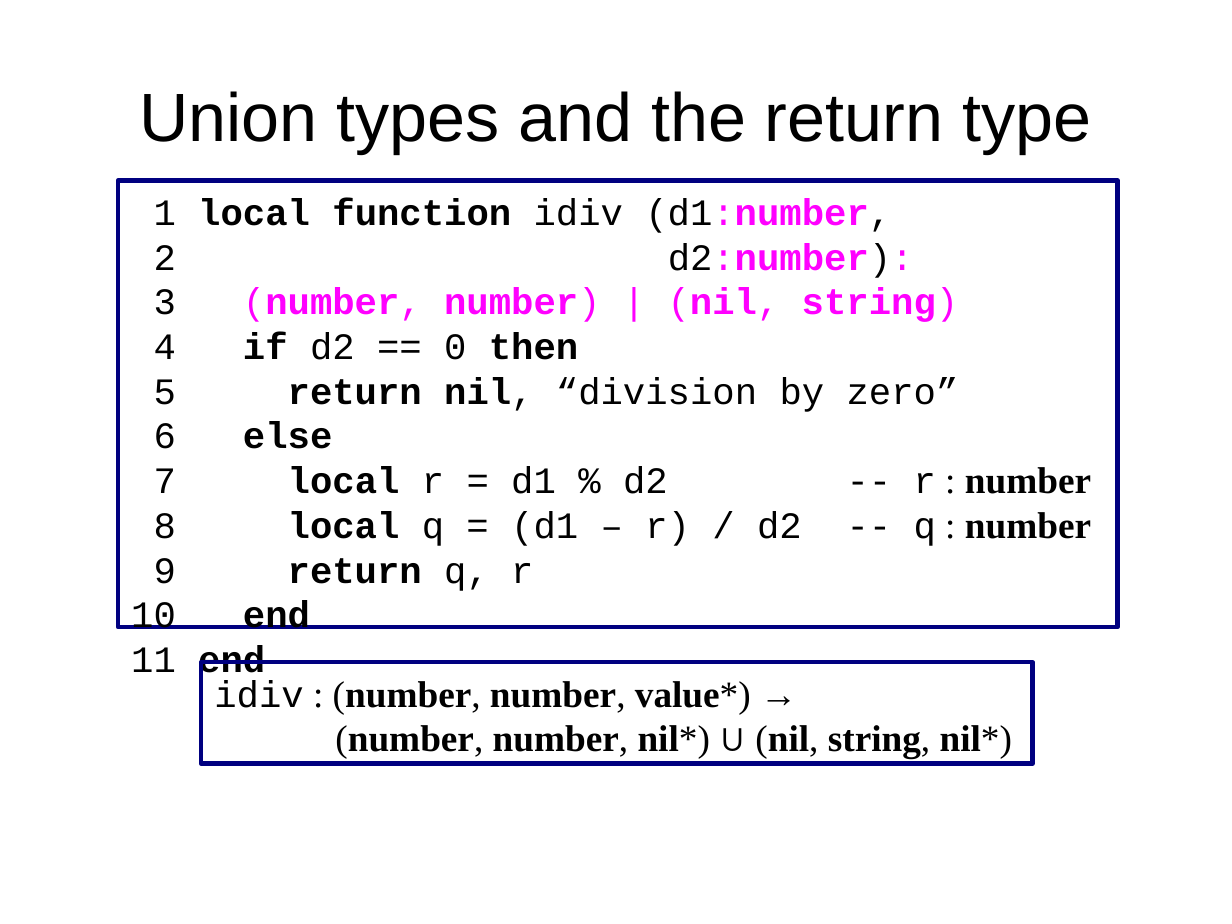
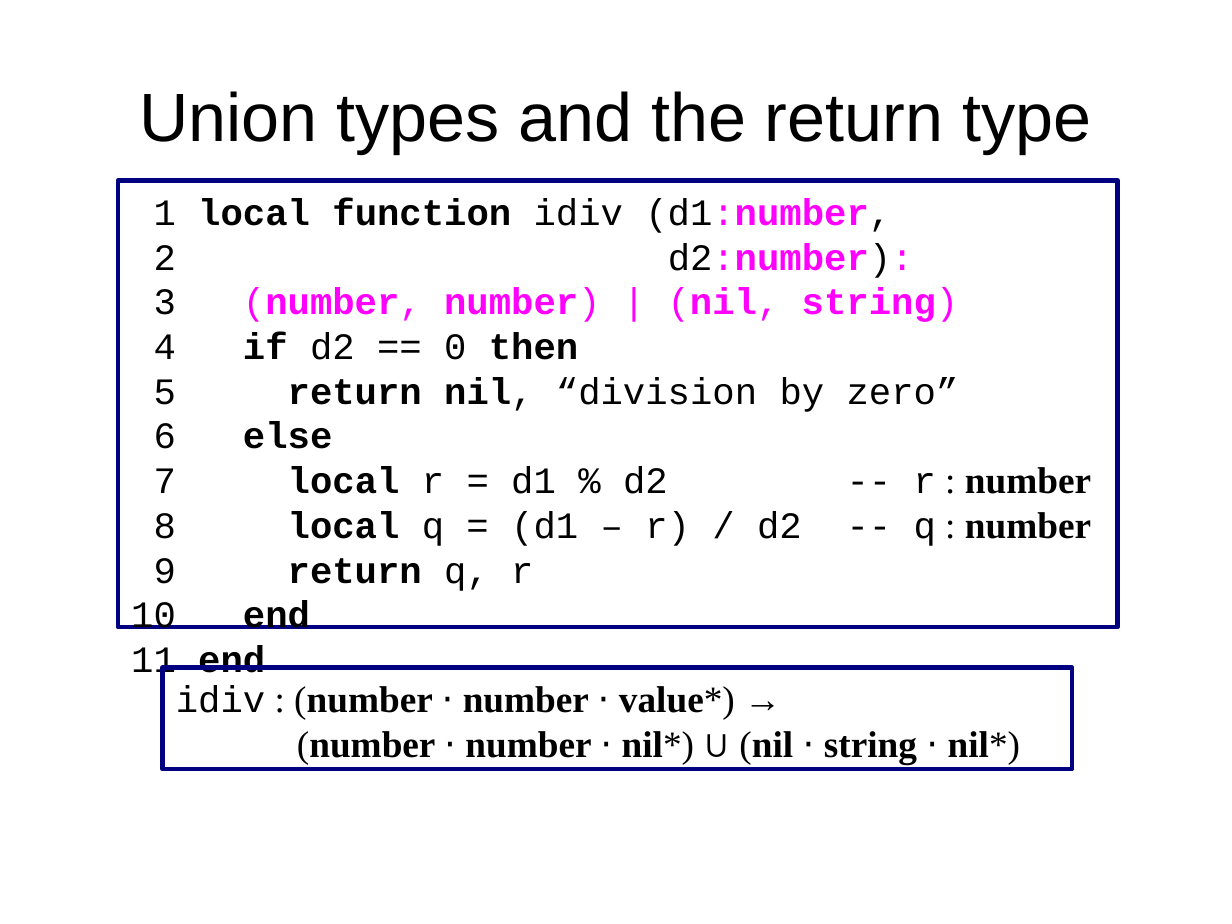
Before and after one commit to andremm/typedlua, a slide deck: slide 26 of doc/slides/dyla2014.odp. Drawn at 1232x924 pixels with LibreOffice and Linux fonts; fonts in the diff are those of the drawing. Boxes give left, top, right and bottom in pixels: in the first picture for what was removed or moved away, otherwise in the second. Text is boxed around its words. In the diff, an @@ line names an element or a change of style, - is before the commit and + after.

Commit message:
Improving the slides regarding projection types

```diff
--- a/doc/slides/dyla2014.odp
+++ b/doc/slides/dyla2014.odp
@@ rectangle "idiv : (number ⋅ number ...": place and size @@
-rectangle "idiv : (number ⋅ number ..." at bbox=[201, 663, 1033, 765]
+rectangle "idiv : (number ⋅ number ..." at bbox=[163, 667, 1073, 769]
@@ text in rectangle at bbox=[176, 686, 1020, 764]: text changed @@
-idiv : (number, number, value*) →
-(number, number, nil*) ∪ (nil, string, nil*)
+idiv : (number ⋅ number ⋅ value*) →
+(number ⋅ number ⋅ nil*) ∪ (nil ⋅ string ⋅ nil*)
```
Also in this commit, not shown: 12 other slides changed.
